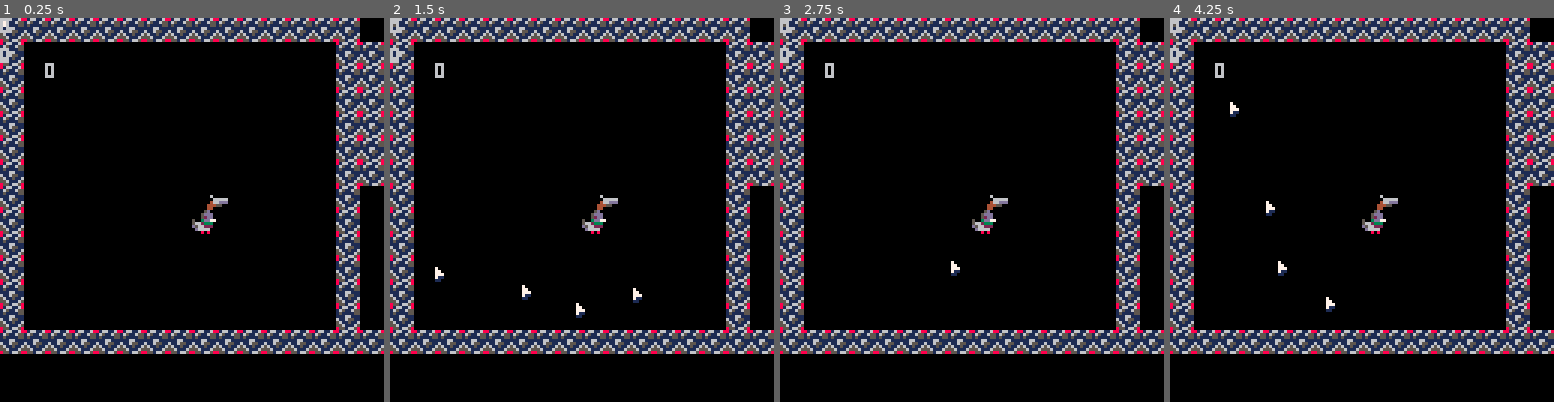
Above: before the commit, frames 1-4 (left to right).
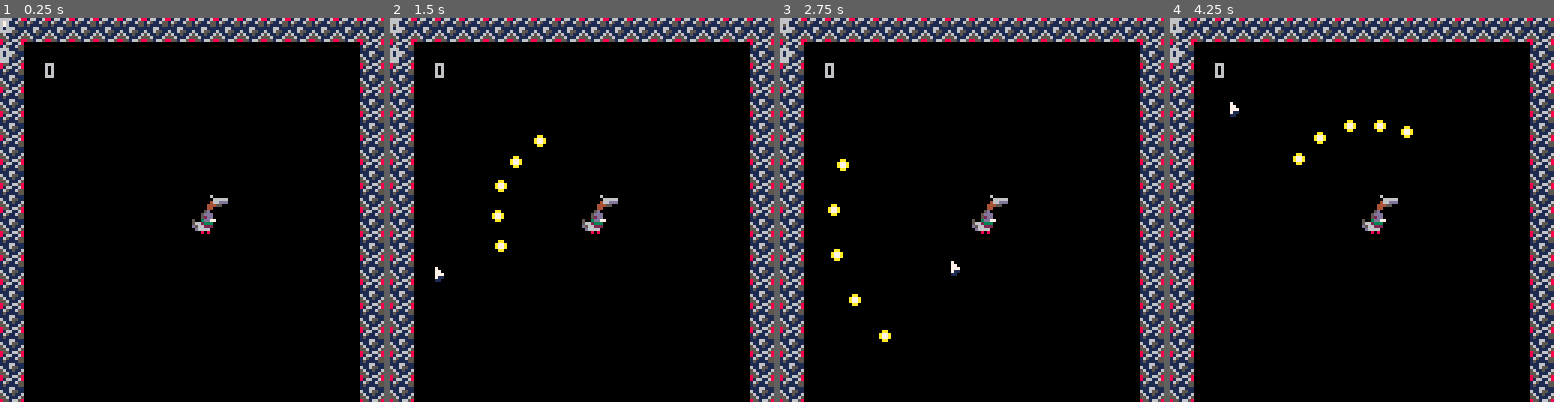
Above: after the commit, the same moments.

Repository: Yolwoocle/birds_with_guns
Game: PICO-8 cartridge zeldalike.p8
Two runs of this game, one before a commit and one after it. Both use one fixed random seed, a clock stepped at 60 frames per second and the inputs below.
Inputs (mouse positions are in pixels of both pictures, inside the frame that each line leads up to):
- Up to frame 1 (0.25 s): no input
- Up to frame 2 (1.5 s): click (670, 121) at 0.67 s; click (436, 267) at 1.22 s
- Up to frame 3 (2.75 s): hold Right 1.6-2.1 s; click (887, 114) at 1.77 s; hold Up 2.15-2.42 s; click (952, 259) at 2.32 s; hold Right from 2.47 s (still down)
- Up to frame 4 (4.25 s): click (1404, 106) at 2.87 s; release Right at 3.03 s; hold Left 3.08-3.58 s; click (1465, 256) at 3.42 s; hold Down 3.63-3.97 s; click (1231, 102) at 3.97 s; hold Right from 4.02 s (still down)

The runs differ from the first frame. In frame 1, 14% of the frame differs, in the area x 0-100%, y 0-100%; in frame 2, 15%; in frame 3, 15%; in frame 4, 15%.

Commit message:
More birbs

Diff:
--- a/zeldalike.p8
+++ b/zeldalike.p8
@@ -14,8 +14,8 @@
 	update_bullet()
 	player_update()
 	for i in all(players) do
-	 if (stat(34) & 1 == 1) spawn_bullet(i.x,i.y,2,2,10,1,3)
-	 if (stat(34) & 2 == 2) spawn_bullet(i.x,i.y,2,4,5,6,10)
+	 if (stat(34) & 1==1) spawn_bullet(i.x,i.y,2,2,10,1,5)
+	 if (stat(34) & 2==2) spawn_bullet(i.x,i.y,2,4,5,6,10)
 	end
 end
 
@@ -31,6 +31,11 @@
 	print(players[1].dy, 0,10)
 	print (timeur_bullet,15,15)
 
+	k=1
+	for i=112,122 do
+		--spr(i,k*10,64)
+		k+=1
+	end
 end
 -->8
 --player
@@ -48,6 +53,8 @@
 
 		bx=0,by=0,
 		bw=8,bh=8,
+
+		spr=112,
 	})
 end
 
@@ -72,13 +79,12 @@
 
 function draw_player()
 	for p in all(players) do
-		spr(3,p.x,p.y)
-		spr(16,p.x+5,p.y-7)
-	end
-end
-
+		spr(p.spr,p.x,p.y)
+		spr(64,p.x+5,p.y-7)
+	end
+end
 -->8
---gun & bullet
+--bullet
 function init_bullet()
 	bullet = {}
 	timeur_bullet = 0
@@ -101,8 +107,8 @@
   	add(bullet,
   	{x=x,y=y
   	,type_bullet=type_bullet
-  	,traj_x=cos(angle+i/10)*speed
-  	,traj_y=sin(angle+i/10)*speed
+  	,traj_x=cos((angle-(1/4)+(i/nb_bullet)/4))*speed
+  	,traj_y=sin((angle-(1/4)+(i/nb_bullet)/4))*speed
   	,sprite=sprite})
 
   end
@@ -123,7 +129,7 @@
 
 function draw_bullet()
 	for i in all(bullet) do
-		spr(i.type_bullet,i.x,i.y)
+		spr(i.sprite,i.x,i.y)
 	end
 end
 
@@ -192,6 +198,30 @@
 		o.dy *= -bounce
 	end
 end
+-->8
+--level
+…(22 lines of a section not shown)…
 
 
 
@@ -369,22 +399,22 @@
 0000000001000000000000000000000000000000000000000000000000000000000000000000000000000000000000000000000000000000000000000000000000000000000000000000000000000000000000000000000000000000000000000000000000000000000000000000000000000000000000000000000000000000
 0000000000000000000000000000000000000000000000000000000000000000000000000000000000000000000000000000000000000000000000000000000000000000000000000000000000000000000000000000000000000000000000000000000000000000000000000000000000000000000000000000000000000000
 __map__
-0404040404040404040404040404040000000004000000000000000000000000000000000000000000000000000000000000000000000000000000000000000000000000000000000000000000000000000000000000000000000000000000000000000000000000000000000000000000000000000000000000000000000000
-0400000000000000000000000000040400000004000000000000000000000000000000000000000000000000000000000000000000000000000000000000000000000000000000000000000000000000000000000000000000000000000000000000000000000000000000000000000000000000000000000000000000000000
-0400000000000000000000000000040400000004000000000000000000000000000000000000000000000000000000000000000000000000000000000000000000000000000000000000000000000000000000000000000000000000000000000000000000000000000000000000000000000000000000000000000000000000
-0400000000000000000000000000040400000004000000000000000000000000000000000000000000000000000000000000000000000000000000000000000000000000000000000000000000000000000000000000000000000000000000000000000000000000000000000000000000000000000000000000000000000000
-0400000000000000000000000000040400000004000000000000000000000000000000000000000000000000000000000000000000000000000000000000000000000000000000000000000000000000000000000000000000000000000000000000000000000000000000000000000000000000000000000000000000000000
-0400000000000000000000000000040400000004000000000000000000000000000000000000000000000000000000000000000000000000000000000000000000000000000000000000000000000000000000000000000000000000000000000000000000000000000000000000000000000000000000000000000000000000
-0400000000000000000000000000040400000004000000000000000000000000000000000000000000000000000000000000000000000000000000000000000000000000000000000000000000000000000000000000000000000000000000000000000000000000000000000000000000000000000000000000000000000000
-0400000000000000000000000000040000000004000000000000000000000000000000000000000000000000000000000000000000000000000000000000000000000000000000000000000000000000000000000000000000000000000000000000000000000000000000000000000000000000000000000000000000000000
-0400000000000000000000000000040000000004000000000000000000000000000000000000000000000000000000000000000000000000000000000000000000000000000000000000000000000000000000000000000000000000000000000000000000000000000000000000000000000000000000000000000000000000
-0400000000000000000000000000040000000004000000000000000000000000000000000000000000000000000000000000000000000000000000000000000000000000000000000000000000000000000000000000000000000000000000000000000000000000000000000000000000000000000000000000000000000000
-0400000000000000000000000000040000000004000000000000000000000000000000000000000000000000000000000000000000000000000000000000000000000000000000000000000000000000000000000000000000000000000000000000000000000000000000000000000000000000000000000000000000000000
-0400000000000000000000000000040000000004000000000000000000000000000000000000000000000000000000000000000000000000000000000000000000000000000000000000000000000000000000000000000000000000000000000000000000000000000000000000000000000000000000000000000000000000
-0400000000000000000000000000040004040004000000000000000000000000000000000000000000000000000000000000000000000000000000000000000000000000000000000000000000000000000000000000000000000000000000000000000000000000000000000000000000000000000000000000000000000000
-0404040404040404040404040404040404040004000000000000000000000000000000000000000000000000000000000000000000000000000000000000000000000000000000000000000000000000000000000000000000000000000000000000000000000000000000000000000000000000000000000000000000000000
-0000000000000000000000000000000000000004000000000000000000000000000000000000000000000000000000000000000000000000000000000000000000000000000000000000000000000000000000000000000000000000000000000000000000000000000000000000000000000000000000000000000000000000
-0000000000000000000000000000000000000004000000000000000000000000000000000000000000000000000000000000000000000000000000000000000000000000000000000000000000000000000000000000000000000000000000000000000000000000000000000000000000000000000000000000000000000000
-0404040404040404040404040404040404040404000000000000000000000000000000000000000000000000000000000000000000000000000000000000000000000000000000000000000000000000000000000000000000000000000000000000000000000000000000000000000000000000000000000000000000000000
-
-
+0404040404040404040404040404040400000000000000000000000000000000000000000000000000000000000000000000000000000000000000000000000000000000000000000000000000000000000000000000000000000000000000000000000000000000000000000000000000000000000000000000000000000000
+0400000000000000000000000000000400000000000000000000000000000000000000000000000000000000000000000000000000000000000000000000000000000000000000000000000000000000000000000000000000000000000000000000000000000000000000000000000000000000000000000000000000000000
+0400000000000000000000000000000400000000000000000000000000000000000000000000000000000000000000000000000000000000000000000000000000000000000000000000000000000000000000000000000000000000000000000000000000000000000000000000000000000000000000000000000000000000
+0400000000000000000000000000000400000000000000000000000000000000000000000000000000000000000000000000000000000000000000000000000000000000000000000000000000000000000000000000000000000000000000000000000000000000000000000000000000000000000000000000000000000000
+0400000000000000000000000000000400000000000000000000000000000000000000000000000000000000000000000000000000000000000000000000000000000000000000000000000000000000000000000000000000000000000000000000000000000000000000000000000000000000000000000000000000000000
+0400000000000000000000000000000400000000000000000000000000000000000000000000000000000000000000000000000000000000000000000000000000000000000000000000000000000000000000000000000000000000000000000000000000000000000000000000000000000000000000000000000000000000
+0400000000000000000000000000000400000000000000000000000000000000000000000000000000000000000000000000000000000000000000000000000000000000000000000000000000000000000000000000000000000000000000000000000000000000000000000000000000000000000000000000000000000000
+0400000000000000000000000000000400000000000000000000000000000000000000000000000000000000000000000000000000000000000000000000000000000000000000000000000000000000000000000000000000000000000000000000000000000000000000000000000000000000000000000000000000000000
+0400000000000000000000000000000400000000000000000000000000000000000000000000000000000000000000000000000000000000000000000000000000000000000000000000000000000000000000000000000000000000000000000000000000000000000000000000000000000000000000000000000000000000
+0400000000000000000000000000000400000000000000000000000000000000000000000000000000000000000000000000000000000000000000000000000000000000000000000000000000000000000000000000000000000000000000000000000000000000000000000000000000000000000000000000000000000000
+0400000000000000000000000000000400000000000000000000000000000000000000000000000000000000000000000000000000000000000000000000000000000000000000000000000000000000000000000000000000000000000000000000000000000000000000000000000000000000000000000000000000000000
+0400000000000000000000000000000400000000000000000000000000000000000000000000000000000000000000000000000000000000000000000000000000000000000000000000000000000000000000000000000000000000000000000000000000000000000000000000000000000000000000000000000000000000
+0400000000000000000000000000000400000000000000000000000000000000000000000000000000000000000000000000000000000000000000000000000000000000000000000000000000000000000000000000000000000000000000000000000000000000000000000000000000000000000000000000000000000000
+0400000000000000000000000000000400000000000000000000000000000000000000000000000000000000000000000000000000000000000000000000000000000000000000000000000000000000000000000000000000000000000000000000000000000000000000000000000000000000000000000000000000000000
+0400000000000000000000000000000400000000000000000000000000000000000000000000000000000000000000000000000000000000000000000000000000000000000000000000000000000000000000000000000000000000000000000000000000000000000000000000000000000000000000000000000000000000
+0400000000000000000000000000000400000000000000000000000000000000000000000000000000000000000000000000000000000000000000000000000000000000000000000000000000000000000000000000000000000000000000000000000000000000000000000000000000000000000000000000000000000000
+0404040404040404040404040404040400000000000000000000000000000000000000000000000000000000000000000000000000000000000000000000000000000000000000000000000000000000000000000000000000000000000000000000000000000000000000000000000000000000000000000000000000000000
+
+
Not shown, changed: 66 lines of the sprite sheet (__gfx__) section of zeldalike.p8
